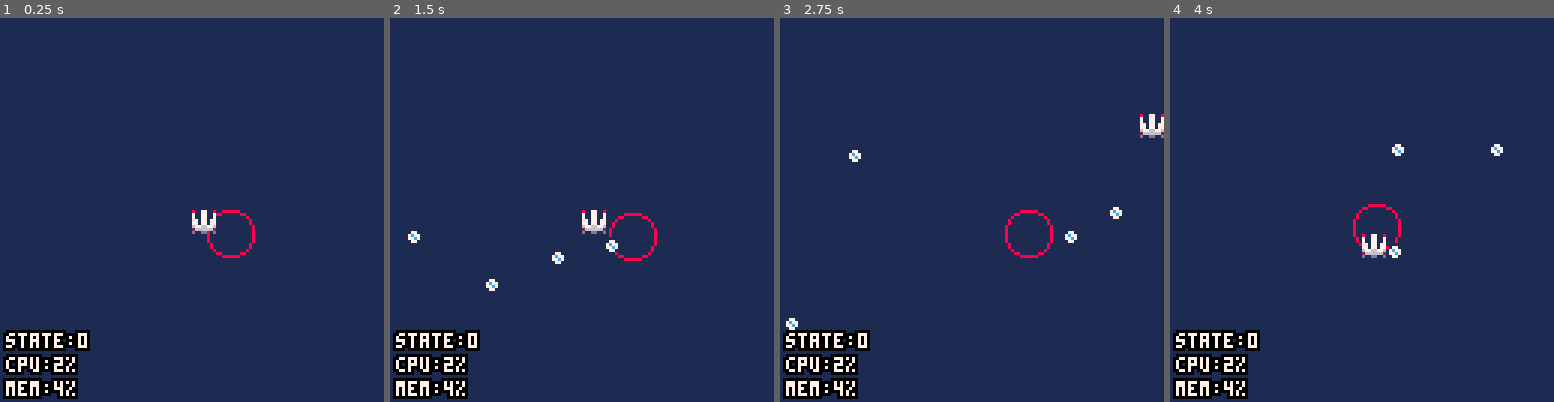
Above: before the commit, frames 1-4 (left to right).
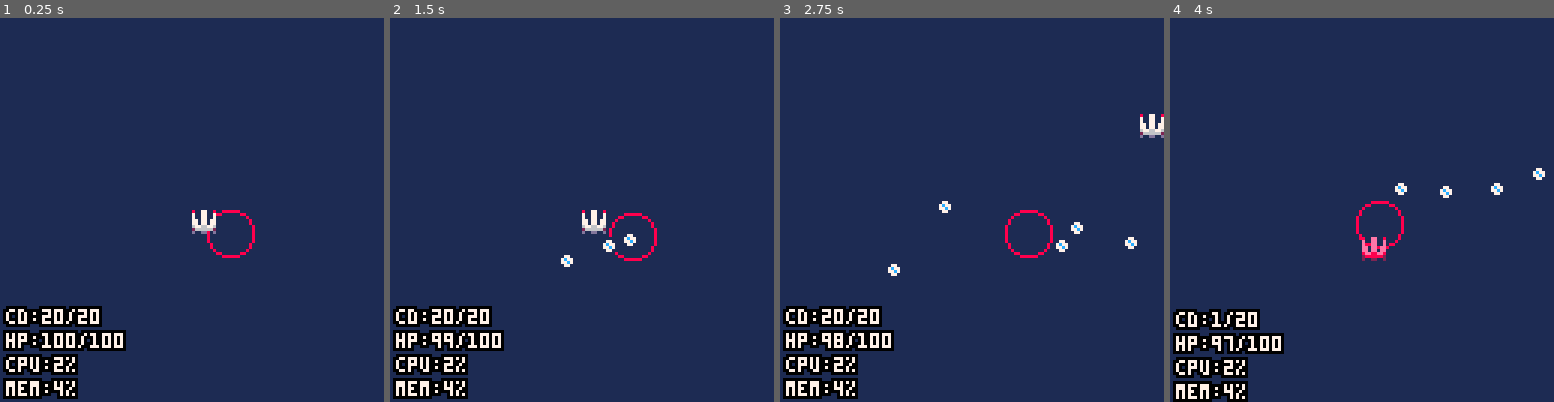
Above: after the commit, the same moments.

Repository: QuentinWidlocher/YogcastJam2020
Game: PICO-8 cartridge game.p8
Same seed, same stepped clock (60 frames per second), same inputs: the game is played once before the commit and once after it.
Inputs:
- Up to frame 1 (0.25 s): no input
- Up to frame 2 (1.5 s): tap X (X key) at 0.33, 1.07 s; tap O (Z key) at 0.7 s
- Up to frame 3 (2.75 s): hold Right 1.6-2.1 s; tap O (Z key) at 1.7, 2.1, 2.5 s; tap X (X key) at 1.85 s; hold Up 2.15-2.42 s; hold Right from 2.47 s (still down)
- Up to frame 4 (4 s): tap O (Z key) at 2.9, 3.3, 3.7 s; tap X (X key) at 2.97 s; release Right at 3.03 s; hold Left 3.08-3.58 s; hold Down 3.63-3.97 s

The runs differ from the first frame. In frame 1, 2.4% of the frame differs, in the area x 0-33%, y 75-87%; in frame 2, 2.6%; in frame 3, 2.7%; in frame 4, 4.7%, in the area x 0-98%, y 32-100%.

Commit message:
:sparkles: Add player damage

Diff:
--- a/src/draw/debug.draw.lua
+++ b/src/draw/debug.draw.lua
@@ -6,7 +6,9 @@
     local debug = {
         {label = "mem", value = ceil((stat(0)/2048)*100).."%"},
         {label = "cpu", value = ceil(stat(1)*100).."%"},
-        {label = "state", value = STATE},
+        -- {label = "state", value = STATE},
+        {label = "hp", value = player.hp.value.."/"..player.hp.max},
+        {label = "cd", value = player.hurtCooldown.value.."/"..player.hurtCooldown.max},
     }
     for i = 1, #debug do
         local dbg = debug[i]
--- a/src/draw/player.draw.lua
+++ b/src/draw/player.draw.lua
@@ -1,3 +1,10 @@
 function draw_player()
+    if player.hurtCooldown.value < player.hurtCooldown.max then
+        pal(7, 14, 0)
+        pal(6, 8, 0)
+        pal(13, 2, 0)
+        screen_shake()
+    end
     player:draw()
+    pal()
 end
--- a/src/helpers.lua
+++ b/src/helpers.lua
@@ -143,6 +143,22 @@
   return _t
 end
 
+--- filters and returns values passing an iterator test.
+-- <br/><em>Aliased as `filter`</em>.
+-- @name filter
+-- @param t a table
+-- @param f an iterator function, prototyped as `f (v, k)`
+-- @return the filtered values
+-- @see reject
+function M.filter(t, f)
+  local _t = {}
+  for index,value in pairs(t) do
+    if f(value,index) then _t[#_t+1] = value end
+  end
+  return _t
+end
+
+
 --@param x number
 --@return integer
 function ceil(x)
--- a/src/init/bullets.init.lua
+++ b/src/init/bullets.init.lua
@@ -1,5 +1,13 @@
 ---@type Bullet[]
-    bulletPool = {}
+bulletPool = {}
+
+getEnemiesBulletPool = function ()
+    return M.filter(bulletPool, function (b) return not b.playerVersion end)
+end
+
+getPlyaerBulletPool = function ()
+    return M.filter(bulletPool, function (b) return b.playerVersion end)
+end
 
 function init_bullets()
     foreach(bulletPool, function (bullet) bullet:init() end)
--- a/src/models/basic-enemy.model.lua
+++ b/src/models/basic-enemy.model.lua
@@ -2,15 +2,15 @@
 ---@field public speed number
 ---@field public dir Vector
 ---@field public hp integer
----@field public movingCooldown table
----@field public shootingCooldown table
+---@field public movingCooldown Gauge
+---@field public shootingCooldown Gauge
 ---@field public bulletPool Bullet[]
 BasicEnemy = GameObject:new({
     speed = 1,
     dir = getRandomDirection(),
     hp = 1,
-    movingCooldown = { value = 10, max = 10},
-    shootingCooldown = { value = 10, max = 10},
+    movingCooldown = { value = 0, max = 10 },
+    shootingCooldown = { value = 0, max = 10 },
 })
 
 function BasicEnemy:update()
@@ -19,33 +19,39 @@
 end
 
 function BasicEnemy:shoot()
-    self.shootingCooldown.value = self.shootingCooldown.value - 1
+    self.shootingCooldown.value = self.shootingCooldown.value + 1
 
-    if self.shootingCooldown.value <= 0 then
+    if self.shootingCooldown.value >= self.shootingCooldown.max then
         local pos = self:getCenteredPos()
+
+        -- add the bullet to the pool so it'll be drawn and updated
         add(bulletPool, Bullet:new({
             x = pos.x,
             y = pos.y,
             playerVersion = false,
+            lifespan = self.shootingCooldown.max * 10,
+            speed = 1,
             dir = normalize({
                 x = player.x - self.x,
                 y = player.y - self.y,
             })
         }))
-        self.shootingCooldown.value = self.shootingCooldown.max
+
+        -- reset the cooldown
+        self.shootingCooldown.value = 0
     end
 end
 
 function BasicEnemy:move()
-    self.movingCooldown.value = self.movingCooldown.value - 1
+    self.movingCooldown.value = self.movingCooldown.value + 1
 
     local function changeDirection()
         self.dir = getRandomDirection()
-        self.movingCooldown.value = self.movingCooldown.max
+        self.movingCooldown.value = 0
     end
 
     -- change direction after cooldown
-    if self.movingCooldown.value <= 0 then
+    if self.movingCooldown.value >= self.shootingCooldown.max then
         changeDirection()
     end
 
--- a/src/models/bullet.model.lua
+++ b/src/models/bullet.model.lua
@@ -14,6 +14,7 @@
     dir = { x = 0, y = 0 },
     lifetime = 60,
     life = 0,
+    dmg = 1,
 
     w = fromOct(1),
     h = fromOct(1)
--- a/src/models/interfaces.lua
+++ b/src/models/interfaces.lua
@@ -9,3 +9,11 @@
     x = 0,
     y = 0
 }
+
+---@class Gauge
+---@field public value number
+---@field public max number
+local Gauge = {
+    value = 0,
+    max = 100
+}
--- a/src/models/player.model.lua
+++ b/src/models/player.model.lua
@@ -1,18 +1,29 @@
 ---@class Player : GameObject
+---@field public maxSpeed number
+---@field public friction number
+---@field public vx number
+---@field public vy number
+---@field public hp Gauge
+---@field public hurtCooldown Gauge
 Player = GameObject:new({
     top_left_sprite = 1,
     speed = 2,
     w = fromOct(1),
     h = fromOct(1),
-    max_speed = 4,
+    maxSpeed = 4,
     friction = 2,
     vx = 0,
-    vy = 0
+    vy = 0,
+
+    hp = { value = 100, max = 100 },
+    hurtCooldown = { value = 20, max = 20 }
 })
 
 function Player:update()
     self:getInput()
     self:move()
+
+    self.hurtCooldown.value = min(self.hurtCooldown.value + 1, self.hurtCooldown.max)
 end
 
 function Player:getInput()
@@ -44,8 +55,8 @@
     self.vy += self.ay * self.speed
 
     --Velocity
-    self.vx = clamp(self.vx, -self.max_speed, self.max_speed)
-    self.vy = clamp(self.vy, -self.max_speed, self.max_speed)
+    self.vx = clamp(self.vx, -self.maxSpeed, self.maxSpeed)
+    self.vy = clamp(self.vy, -self.maxSpeed, self.maxSpeed)
 
     --Slow down if not pressing anything
     if not self.movingx and self.vx != 0 then
@@ -67,3 +78,12 @@
     self.x = clamp(player.x, 0, SCREEN_SIZE - self.w)
     self.y = clamp(player.y, 0, SCREEN_SIZE - self.h)
 end
+
+function Player:hurt(dmg)
+    if (self.hurtCooldown.value == self.hurtCooldown.max) then
+        shake = 0.2
+        sfx(0)
+        self.hp.value = self.hp.value  - dmg
+        self.hurtCooldown.value = 0
+    end
+end
--- a/src/update/bullets.update.lua
+++ b/src/update/bullets.update.lua
@@ -8,6 +8,11 @@
     for i, bullet in pairs(bulletPool) do
         bullet:update()
 
+        if (bullet:collide(player)) then
+            player:hurt(bullet.dmg)
+            deli(bulletPool, i)
+        end
+
         if (bullet.life >= bullet.lifetime) then
             deli(bulletPool, i)
         end
--- a/src/update/player.update.lua
+++ b/src/update/player.update.lua
@@ -1,20 +1,3 @@
 function update_player()
     player:update()
 end
-
-function player_input()
-    player.vx = 0
-    player.vy = 0
-    if btn(GAMEPAD.UP) then player.vy -= 1 end
-    if btn(GAMEPAD.DOWN) then player.vy += 1 end
-    if btn(GAMEPAD.LEFT) then player.vx -= 1 end
-    if btn(GAMEPAD.RIGHT) then player.vx += 1 end
-end
-
-function player_move()
-    player.x += player.vx * player.speed
-    player.y += player.vy * player.speed
-
-    player.x = clamp(player.x, 0, SCREEN_SIZE)
-    player.y = clamp(player.y, 0, SCREEN_SIZE)
-end
